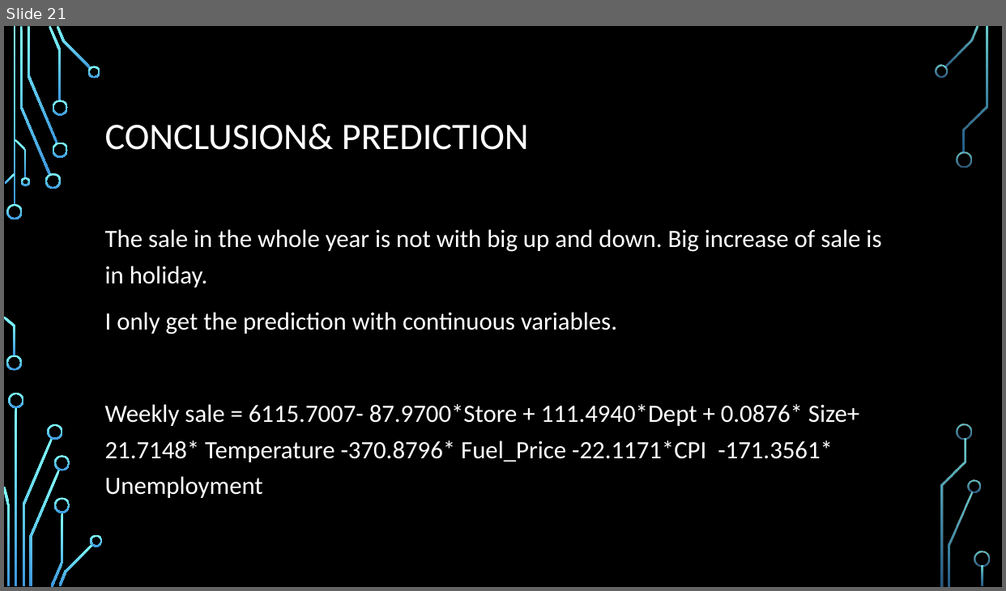
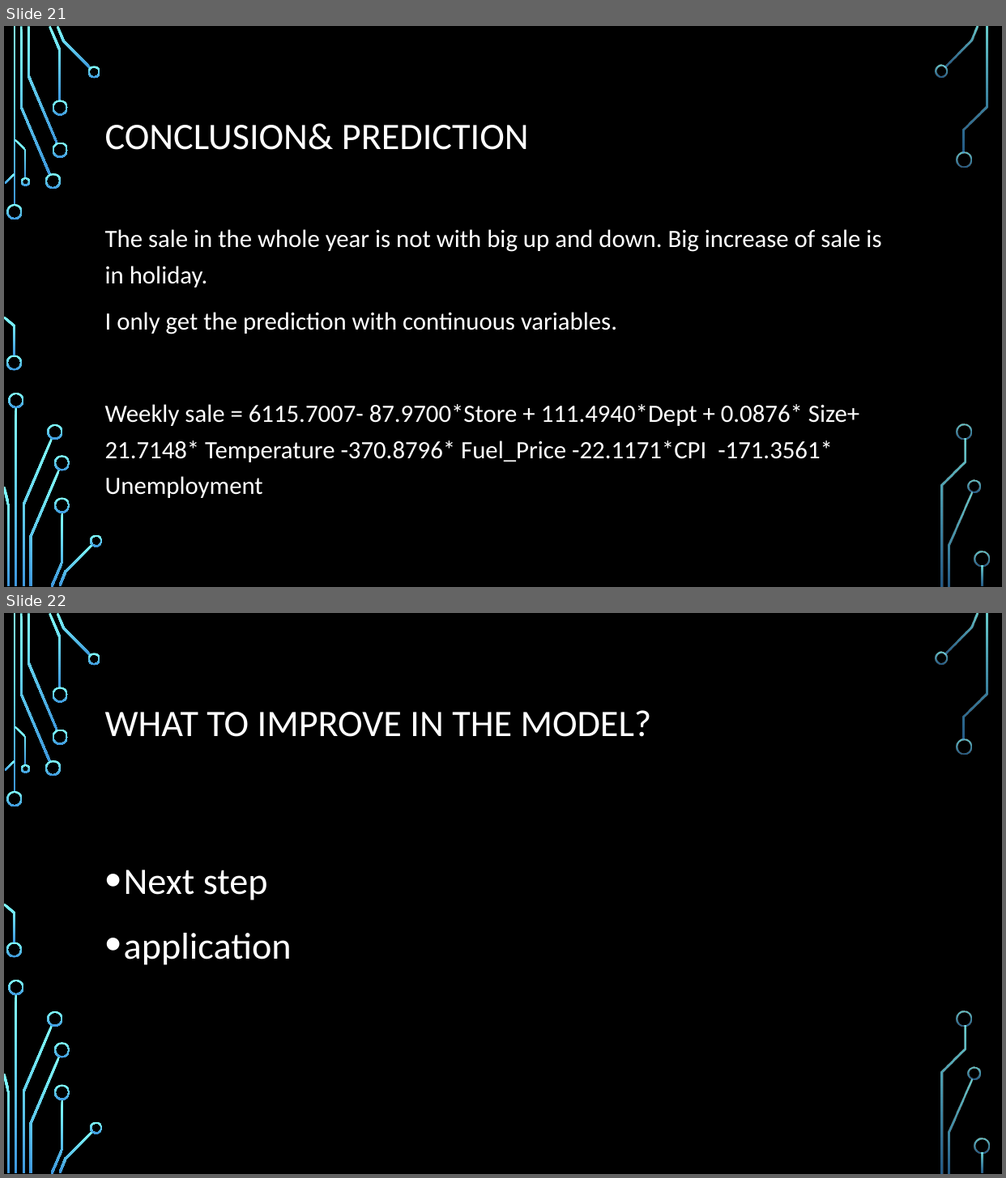
Before and after one commit to HaotianYu123/HaotianYu123.github.io, a slide deck: FP.pptx. Shown one above the other, each under a label of ours: slide 21 before the commit, slides 21 and 22 after it. The pictures are 1006x591 and 1006x1178 pixels, drawn with LibreOffice and Linux fonts; fonts in the diff are those of the drawing; background and template pictures are left out. Boxes give left, top, right and bottom in pixels: in the first picture for what was removed or moved away, otherwise in the second. Text is boxed around its words. In the diff, an @@ line names an element or a change of style, - is before the commit and + after.

```diff
--- a/FP.pptx
+++ b/FP.pptx
@@ slide 22 added at [4, 613, 1002, 1174], background picture (left out); not listed: 36 template elements that a slide beside it also shows @@
@@ title added at [105, 710, 652, 737], 36 pt, text #FFFFFF @@
+WHAT TO IMPROVE IN THE MODEL?
@@ text added at [124, 870, 292, 965], 36 pt, text #FFFFFF @@
+• Next step
+• application
```
Also in this commit, not shown: 1 other file.
